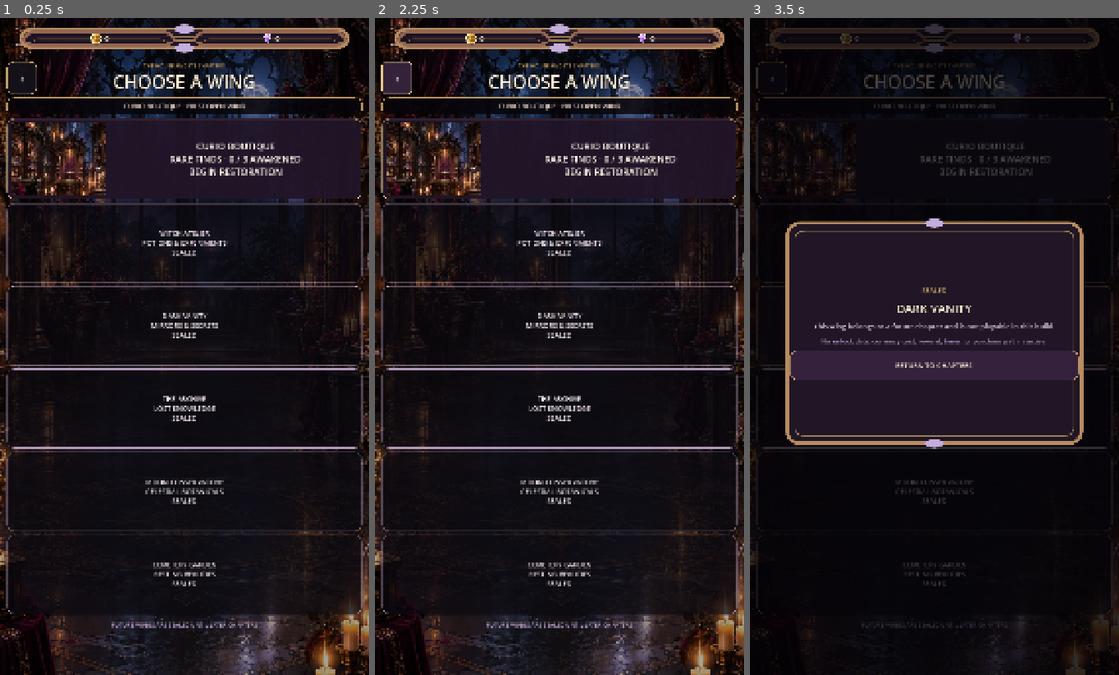
Above: before the commit, frames 1-3 (left to right).
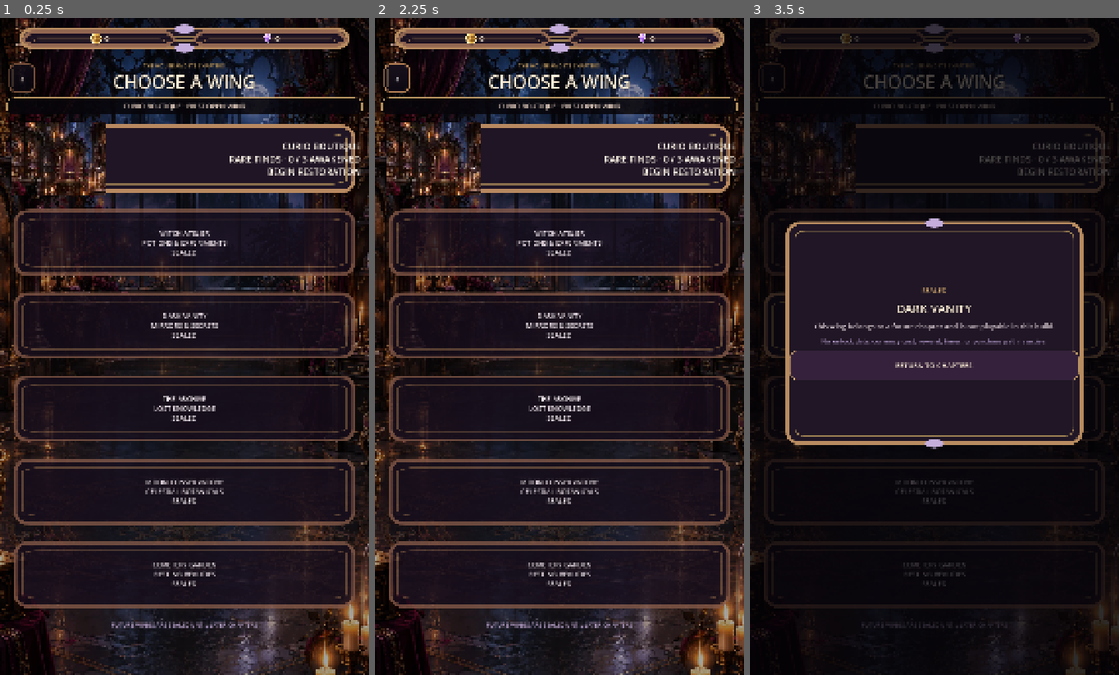
Above: after the commit, the same moments.

Repository: Jay-prodesign/akilta-match3
Game: Godot game, scene res://src/ui/map/chapter_select.tscn
Same seed, same stepped clock (60 frames per second), same inputs: the game is played once before the commit and once after it. This scene is started directly instead of the project's main scene.
Inputs:
- Up to frame 1 (0.25 s): no input
- Up to frame 2 (2.25 s): click "CURIO BOUTIQUE RARE FINDS · 0…" at 0.5 s; click "CURIO BOUTIQUE RARE FINDS · 0…" at 1.25 s; click "‹" at 2 s
- Up to frame 3 (3.5 s): click "DARK VANITY MIRRORS & SECRETS…" at 2.75 s

The runs differ from the first frame. In frame 1, 16% of the frame differs, in the area x 1-99%, y 6-91%; in frame 2, 16%; in frame 3, 4.0%.

Commit message:
Align Chapters with production interactive chrome

Diff:
--- a/src/ui/map/chapter_select.gd
+++ b/src/ui/map/chapter_select.gd
@@ -8,6 +8,7 @@
 const ScreenArt = preload("res://src/ui/shared/screen_art_registry.gd")
 const TopResourceBar = preload("res://src/ui/shared/top_resource_bar.gd")
 const LockedExplanation = preload("res://src/ui/shared/locked_explanation.gd")
+const ProductionChrome = preload("res://src/ui/theme/production_chrome.gd")
 
 const OPENING_LEVEL_COUNT := 3
 const CURRENT_WING_ART_PATH := "res://assets/world/ch01_curio_boutique/prestart_curio_boutique_shared.webp"
@@ -56,6 +57,9 @@
 		"cemetery_garden": _cemetery_garden,
 	}
 
+	ProductionChrome.apply_action_button(_back, "utility", "chapter_back")
+	ProductionChrome.apply_interactive_button(_current, true, "chapter_current")
+	_current.alignment = HORIZONTAL_ALIGNMENT_RIGHT
 	_back.pressed.connect(func(): back_requested.emit())
 	_current.pressed.connect(func(): chapter_requested.emit("curio_boutique"))
 
@@ -72,6 +76,7 @@
 		button.set_meta("map_h", float(wing["h"]))
 		button.set_meta("chapter_state", "first_wing_open" if id == "curio_boutique" else "future_wings_locked")
 		if id != "curio_boutique":
+			ProductionChrome.apply_interactive_button(button, false, "chapter_locked")
 			button.tooltip_text = "%s · inspect why this future chapter remains sealed" % String(wing["name"]).capitalize()
 			button.pressed.connect(_show_sealed_wing.bind(id, String(wing["name"])))
 		hotspot_buttons.append(button)
@@ -185,26 +190,14 @@
 		"chapter_descriptors_present": _witch_atelier.text.contains("POTIONS & EXPERIMENTS") and _dark_vanity.text.contains(" …(181 unchanged characters)…
 		"north_star_vertical_wing_list": _grid != null and _current.size.x >= _grid.size.x * 0.95 and _witch_atelier.size.x > …(300 unchanged characters)…
 		"current_wing_art_subordinate": _current_art != null and _current_art.anchor_right <= 0.31,
+		"asset_backed_wing_rows": [_current, _witch_atelier, _dark_vanity, _archive, _moon_conservatory, _cemetery_garden].all(func(button): return button.get_theme_stylebox("normal") is StyleBoxTexture),
+		"asset_backed_header_back": _back != null and _back.get_theme_stylebox("normal") is StyleBoxTexture and String(_back.get_meta("production_chrome_kind", "")) == "action_utility_chapter_back",
+		"current_copy_clears_thumbnail": _current != null and _current.alignment == HORIZONTAL_ALIGNMENT_RIGHT,
+		"runtime_style_factory": false,
 	}
 
 func _apply_current_style(button: Button, state: String) -> void:
 	button.disabled = false
 	button.add_theme_color_override("font_color", Color("#FFF7E9"))
-	var source := button.get_theme_stylebox("normal")
-	var box := source.duplicate() as StyleBoxFlat if source is StyleBoxFlat else StyleBoxFlat.new()
-	if state == "current_partial":
-		box.bg_color = Color("#30203A", 0.86)
-		box.border_color = Color("#F2D49A", 0.98)
-	elif state == "current_complete":
-		box.bg_color = Color("#182027", 0.82)
-		box.border_color = Color("#E4C67F", 0.98)
-	else:
-		box.bg_color = Color("#25172C", 0.84)
-		box.border_color = Color("#F2D49A", 0.98)
-	button.add_theme_stylebox_override("normal", box)
-	var hover := box.duplicate() as StyleBoxFlat
-	hover.bg_color = box.bg_color.lightened(0.08)
-	hover.border_color = Color("#FFF0B8")
-	button.add_theme_stylebox_override("hover", hover)
-	button.add_theme_stylebox_override("pressed", hover)
-	button.add_theme_stylebox_override("focus", hover)
+	ProductionChrome.apply_interactive_button(button, true, "chapter_current")
+	button.set_meta("chapter_visual_state", state)
--- a/tests/integration/test_chapter_select_states.gd
+++ b/tests/integration/test_chapter_select_states.gd
@@ -39,6 +39,10 @@
 		_expect(bool(visual_contract.get("chapter_descriptors_present", false)), "S02 sealed wings must preserve their North Star chapter identities without fabricated art")
 		_expect(bool(visual_contract.get("north_star_vertical_wing_list", false)), "S02 must present the six House wings as a single North Star portrait list")
 		_expect(bool(visual_contract.get("current_wing_art_subordinate", false)), "S02 current wing artwork must remain a compact list thumbnail rather than consume the card")
+		_expect(bool(visual_contract.get("asset_backed_wing_rows", false)), "S02 current and sealed wing rows must use verified asset-backed interactive chrome")
+		_expect(bool(visual_contract.get("asset_backed_header_back", false)), "S02 back control must use verified utility action chrome")
+		_expect(bool(visual_contract.get("current_copy_clears_thumbnail", false)), "S02 current wing copy must clear the authored thumbnail instead of overlapping it")
+		_expect(not bool(visual_contract.get("runtime_style_factory", true)), "S02 must not create StyleBox presentation resources at runtime")
 	_expect(screen.get_node_or_null("ResourceBar") != null, "S02 global resources header missing")
 	_expect(screen.get_node_or_null("Layout/ChapterHeader/HeaderBack") != null, "S02 header back missing")
 	var current_wing_art: TextureRect = current.get_node_or_null("CurrentWingArtwork") as TextureRect if current != null else null
